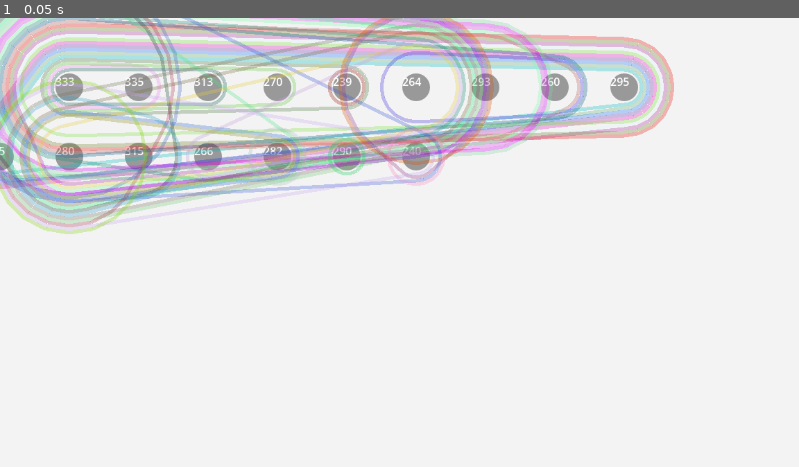
Above: before the commit, frame 1.
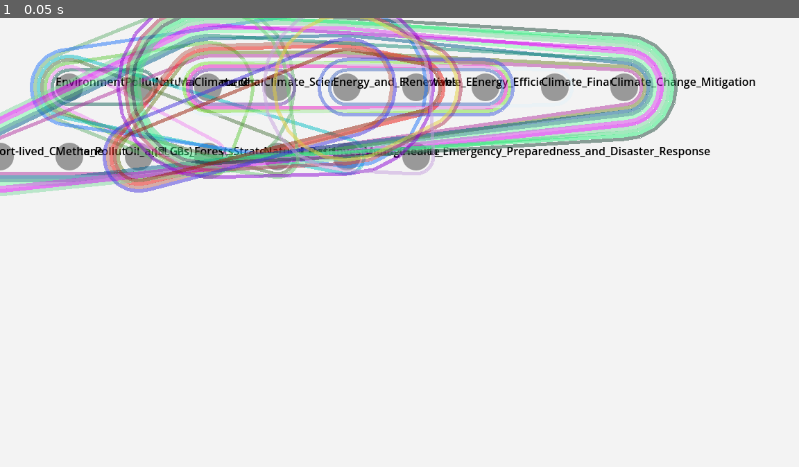
Above: after the commit, the same moment.

Repository: Attila772/hypergodot
Game: Godot game, scene res://main.tscn
Same seed, same stepped clock (60 frames per second), same inputs: the game is played once before the commit and once after it.
Inputs:
- Up to frame 1 (0.05 s): no input

The runs differ from the first frame. In frame 1, 26% of the frame differs, in the area x 0-95%, y 0-49%.

Commit message:
Use string values for nodes
Use string values for node names, and make the label black, so it can actually be read.

Diff:
--- a/HyperNode.gd
+++ b/HyperNode.gd
@@ -10,64 +10,64 @@
 signal node_drag_ended(node)
 
 func _set_node_id(value : String):
-    node_id = value
-    var label = get_node("Label")
-    label.text = node_id
+	node_id = value
+	var label = get_node("Label")
+	label.text = node_id
 
 func _input(event):
-    if event is InputEventMouseButton:
-        if event.button_index == MOUSE_BUTTON_LEFT:
-            if event.pressed:
-                var mouse_pos = get_viewport().get_mouse_position()
-                if get_rect().has_point(mouse_pos):
-                    dragging = true
-                    drag_offset = mouse_pos - get_position()
-                    emit_signal("node_drag_started", self)
-                    modulate = Color(1, 2, 1, 0.7)
-            else:
-                if dragging:
-                    emit_signal("node_drag_ended", self)
-                    modulate = Color(1, 1, 1, 1)
-                    dragging = false
+	if event is InputEventMouseButton:
+		if event.button_index == MOUSE_BUTTON_LEFT:
+			if event.pressed:
+				var mouse_pos = get_viewport().get_mouse_position()
+				if get_rect().has_point(mouse_pos):
+					dragging = true
+					drag_offset = mouse_pos - get_position()
+					emit_signal("node_drag_started", self)
+					modulate = Color(1, 2, 1, 0.7)
+			else:
+				if dragging:
+					emit_signal("node_drag_ended", self)
+					modulate = Color(1, 1, 1, 1)
+					dragging = false
 
 
 func get_rect() -> Rect2:
-    var area = Rect2(-25, -25, 50, 50)
-    area.position.x = position.x + area.position.x
-    area.position.y = position.y + area.position.y
-    return  area
+	var area = Rect2(-25, -25, 50, 50)
+	area.position.x = position.x + area.position.x
+	area.position.y = position.y + area.position.y
+	return  area
 
 func _process(delta):
-    if dragging:
-        var mouse_pos = get_viewport().get_mouse_position()
-        set_position(mouse_pos - drag_offset)
+	if dragging:
+		var mouse_pos = get_viewport().get_mouse_position()
+		set_position(mouse_pos - drag_offset)
 
 
 func _draw():
-    #randomize() # Initialize the random number generator
-    #for radius in offset_circles:
-    #	draw_circle(Vector2(), radius, Color(randf(), randf(), randf(), 0.5)) # Draw semi-transparent circles with random colors
-    pass
+	#randomize() # Initialize the random number generator
+	#for radius in offset_circles:
+	#	draw_circle(Vector2(), radius, Color(randf(), randf(), randf(), 0.5)) # Draw semi-transparent circles with random colors
+	pass
 
 # This function should use the edges array, and construct as many circles around the node, with a small offset in the radius, that will be used
 # to connect the edges to the node, and prevent the edges from overlapping the node and other edges
 func make_offset_circles():
-    offset_circles.clear() # Reset previous data
-    var circle_count = edges.size()
-    var base_radius = 25 # Starting radius for the smallest circle
+	offset_circles.clear() # Reset previous data
+	var circle_count = edges.size()
+	var base_radius = 25 # Starting radius for the smallest circle
 
-    for i in range(circle_count):
-        var radius = base_radius + i * 5 # Increase radius for each subsequent circle
-        offset_circles.append(radius) # Store only the radius, as center is the node's position
+	for i in range(circle_count):
+		var radius = base_radius + i * 5 # Increase radius for each subsequent circle
+		offset_circles.append(radius) # Store only the radius, as center is the node's position
 
-    queue_redraw()
+	queue_redraw()
 
 
 
 
 func _ready():
 
-    add_to_group("nodes")
-    make_offset_circles()
+	add_to_group("nodes")
+	make_offset_circles()
 
-    pass
+	pass
--- a/HyperNode.tscn
+++ b/HyperNode.tscn
@@ -23,3 +23,4 @@
 offset_top = -20.0
 offset_right = 20.0
 offset_bottom = 3.0
+theme_override_colors/font_color = Color(0, 0, 0, 1)
--- a/main.gd
+++ b/main.gd
@@ -4,67 +4,68 @@
 var edges : Dictionary
 var nodes : Dictionary
 class NodeData:
-    var id = 0 # Node identifier
-    var edges = [] # Array to hold edge identifiers (based on line number or custom ID)
-    var support = 0 # Support value
+	var id = 0 # Node identifier
+	var edges = [] # Array to hold edge identifiers (based on line number or custom ID)
+	var support = 0 # Support value
 
-    func _to_string():
-        return "Edges: " + str(edges) + ", Support: " + str(support)
+	func _to_string():
+		return "Edges: " + str(edges) + ", Support: " + str(support)
 
 
 
 func create_nodes(nodes: Dictionary):
-    var scene = load("HyperNode.tscn")
-    var row = 1
-    var column = 1
-    var spacing = Vector2(100, 100)
-    var per_row = 10
-    for id in nodes.keys():
-        var node_instance = scene.instantiate()
-        node_instance.node_id = id
-        node_instance.name = str(id)
-        node_instance.position = Vector2(column * spacing.x, row * spacing.y)
-        node_instance._set_node_id(str(id))
-        node_instance.edges = nodes[id].edges
+	var scene = load("HyperNode.tscn")
+	var row = 1
+	var column = 1
+	var spacing = Vector2(100, 100)
+	var per_row = 10
+	for id in nodes.keys():
+		var node_instance = scene.instantiate()
+		node_instance.node_id = id
+		node_instance.name = str(id)
+		node_instance.position = Vector2(column * spacing.x, row * spacing.y)
+		node_instance._set_node_id(str(id))
+		node_instance.edges = nodes[id].edges
 
-        add_child(node_instance)
+		add_child(node_instance)
 
-        column += 1
-        if column >= per_row:
-            column = 0
-            row += 1
+		column += 1
+		if column >= per_row:
+			column = 0
+			row += 1
 
 func populate_edge_data():
-    var hyperedge_scene = load("res://HyperEdge.tscn")
-    for node_id in nodes:
-        var node_edges = nodes[node_id].edges
-        var circle_ref = get_node(str(node_id)) # Assuming this gets a node instance with 'offset_circles' available
-        var offset_circles = circle_ref.offset_circles # List of radii for offset circles
-        for edge_index in range(node_edges.size()):
-            var edge_id = node_edges[edge_index]
-            if not edges.has(edge_id):
-                edges[edge_id] = {"nodes": [], "radii": []}
+	var hyperedge_scene = load("res://HyperEdge.tscn")
+	for node_id in nodes:
+		var node_edges = nodes[node_id].edges
+		print(nodes)
+		var circle_ref = get_node(str(node_id)) # Assuming this gets a node instance with 'offset_circles' available
+		var offset_circles = circle_ref.offset_circles # List of radii for offset circles
+		for edge_index in range(node_edges.size()):
+			var edge_id = node_edges[edge_index]
+			if not edges.has(edge_id):
+				edges[edge_id] = {"nodes": [], "radii": []}
 
-            if edge_index < offset_circles.size(): # Ensure there's a corresponding circle
-                var radius = offset_circles[edge_index]
-                edges[edge_id]["nodes"].append(node_id)
-                edges[edge_id]["radii"].append(radius)
-            else:
-                print("Error: Node %s has more edges (%s) than offset circles provided." % [node_id, node_edges.size()])
+			if edge_index < offset_circles.size(): # Ensure there's a corresponding circle
+				var radius = offset_circles[edge_index]
+				edges[edge_id]["nodes"].append(node_id)
+				edges[edge_id]["radii"].append(radius)
+			else:
+				print("Error: Node %s has more edges (%s) than offset circles provided." % [node_id, node_edges.size()])
 
-    for edge_id in edges:
-            var hyperedge_instance = hyperedge_scene.instantiate()
-            var edge_data = edges[edge_id]
-            var node_radii_pairs = {}
-            for i in range(edge_data["nodes"].size()):
-                var nodeid = edge_data["nodes"][i]
-                var radius = edge_data["radii"][i]
-                node_radii_pairs[nodeid] = radius
-            hyperedge_instance.nodes = node_radii_pairs
+	for edge_id in edges:
+			var hyperedge_instance = hyperedge_scene.instantiate()
+			var edge_data = edges[edge_id]
+			var node_radii_pairs = {}
+			for i in range(edge_data["nodes"].size()):
+				var nodeid = edge_data["nodes"][i]
+				var radius = edge_data["radii"][i]
+				node_radii_pairs[nodeid] = radius
+			hyperedge_instance.nodes = node_radii_pairs
 
-            var color = Color(randf(), randf(), randf(), 0.3)  # Generate a random color
-            hyperedge_instance.color = color
-            add_child(hyperedge_instance)
+			var color = Color(randf(), randf(), randf(), 0.5)  # Generate a random color
+			hyperedge_instance.color = color
+			add_child(hyperedge_instance)
 
 
 
@@ -73,41 +74,41 @@
 
 
 func _ready():
-    nodes = read_file("patterns.txt")
-    create_nodes(nodes)
-    populate_edge_data()
-    pass # Replace with function body.
+	nodes = read_file("patterns.txt")
+	create_nodes(nodes)
+	populate_edge_data()
+	pass # Replace with function body.
 
 func read_file(path):
-    var file = FileAccess.open(path, FileAccess.READ)
-    var nodes = {} # Dictionary to hold all nodes
-    var edge_id = 0 # Unique identifier for each edge, can use line number as well
+	var file = FileAccess.open(path, FileAccess.READ)
+	var nodes = {} # Dictionary to hold all nodes
+	var edge_id = 0 # Unique identifier for each edge, can use line number as well
 
-    while not file.eof_reached():
-        var line = file.get_line().strip_edges()
-        if line.find("#SUP:") == -1:
-            continue # Skip this line
-        var parts = line.split(" #SUP: ")
-        var node_ids = parts[0].split(" ")
-        var support = int(parts[1])
+	while not file.eof_reached():
+		var line = file.get_line().strip_edges()
+		if line.find("#SUP:") == -1:
+			continue # Skip this line
+		var parts = line.split(" #SUP: ")
+		var node_ids = parts[0].split(" ")
+		var support = int(parts[1])
 
-        # Process each node ID in the line
-        for node_id in node_ids:
-            var id = int(node_id)
-            if not nodes.has(id):
-                nodes[id] = NodeData.new()
-            # Always append the edge_id to the node's edges array
-            nodes[id].edges.append(edge_id)
-            # Update the support value
-            nodes[id].support = max(nodes[id].support, support)
+		# Process each node ID in the line
+		for node_id in node_ids:
+			var id = node_id
+			if not nodes.has(id):
+				nodes[id] = NodeData.new()
+			# Always append the edge_id to the node's edges array
+			nodes[id].edges.append(edge_id)
+			# Update the support value
+			nodes[id].support = max(nodes[id].support, support)
 
-        edge_id += 1 # Increment edge ID for the next line
+		edge_id += 1 # Increment edge ID for the next line
 
-    file.close()
-    return nodes
+	file.close()
+	return nodes
 
 
 
 # Called every frame. 'delta' is the elapsed time since the previous frame.
 func _process(delta):
-    pass
+	pass
--- a/project.godot
+++ b/project.godot
@@ -12,7 +12,7 @@
 
 config/name="Hypergodot"
 run/main_scene="res://main.tscn"
-config/features=PackedStringArray("4.0", "Forward Plus")
+config/features=PackedStringArray("4.2", "Forward Plus")
 config/icon="res://icon.svg"
 
 [dotnet]
@@ -23,6 +23,6 @@
 
 left_click={
 "deadzone": 0.5,
-"events": [Object(InputEventMouseButton,"resource_local_to_s …(205 unchanged characters)… r2(0, 0),"factor":1.0,"button_index":1,"pressed":false,"double_click":false,"script":null)
+"events": [Object(InputEventMouseButton,"resource_local_to_s …(205 unchanged characters)… r2(0, 0),"factor":1.0,"button_index":1,"canceled":false,"pressed":false,"double_click":false,"script":null)
 ]
 }
Not shown, changed: patterns.txt
